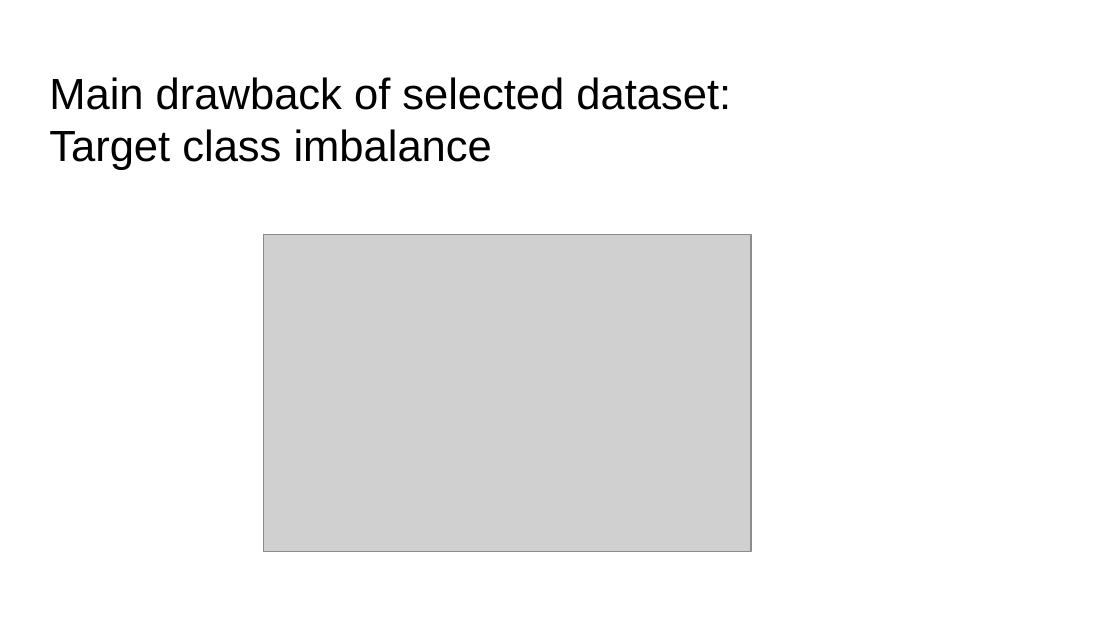
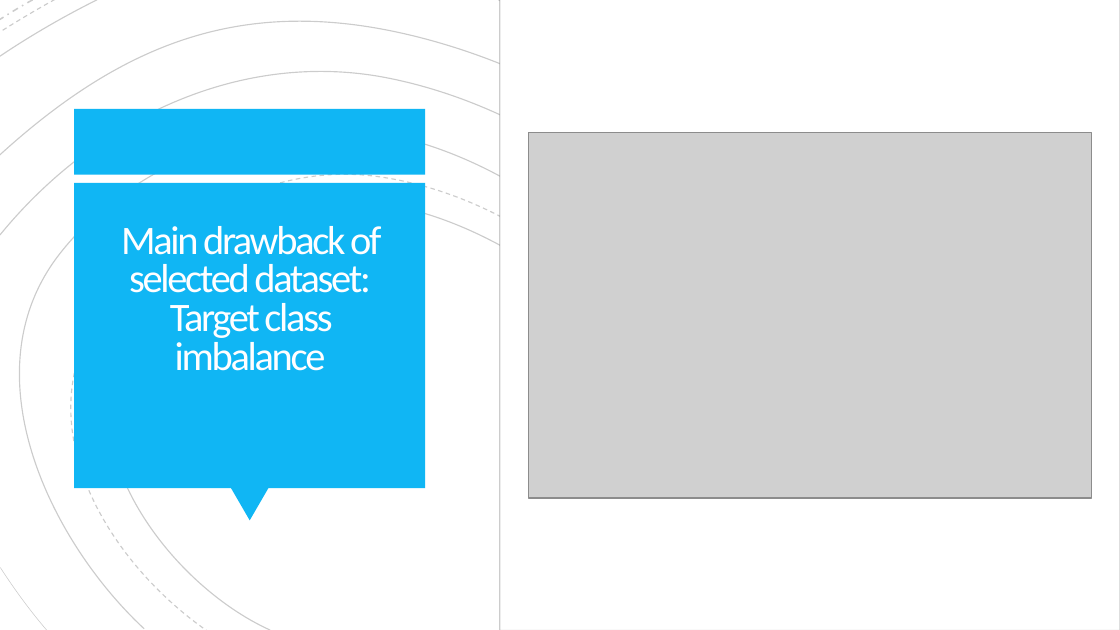
Before and after one commit to mathisme/ThinkfulSLCap, a slide deck: slide 7 of Capstone2.pptx. Drawn at 1120x630 pixels with LibreOffice and Linux fonts; fonts in the diff are those of the drawing; grey boxes stand for pictures. Boxes give left, top, right and bottom in pixels: in the first picture for what was removed or moved away, otherwise in the second. Text is boxed around its words. In the diff, an @@ line names an element or a change of style, - is before the commit and + after.

```diff
--- a/Capstone2.pptx
+++ b/Capstone2.pptx
@@ rectangle added at bbox=[0, 0, 1120, 629], fill #FFFFFF @@
@@ rectangle added at bbox=[500, 0, 1120, 630], fill #FFFFFF, outline #000000 0.75 pt @@
@@ group added at bbox=[0, 0, 1120, 630]: 19 freeform shapes @@
@@ group added at bbox=[0, 0, 1120, 630]: 19 freeform shapes @@
@@ rectangle added at bbox=[74, 109, 424, 175], fill #10B6F4 @@
@@ picture: place and size @@
-picture at bbox=[263, 234, 750, 551]
+picture at bbox=[529, 132, 1091, 497]
@@ rectangle added at bbox=[74, 183, 426, 487], fill #10B6F4 @@
@@ title "Main drawback of selected dataset:": place and size @@
-title "Main drawback of selected dataset:" at bbox=[49, 77, 731, 170]
+title "Main drawback of selected dataset:" at bbox=[121, 226, 381, 371]
@@ title "Main drawback of selected dataset:" at bbox=[121, 226, 381, 371]: size 28 to 26 pt, font Arial to Calibri, text colour #000000 to #FFFEFF, letter spacing 0 to -1.5 pt; alignment left to centre; line spacing 1 to 0.8; vertical alignment top to bottom @@
@@ triangle added at bbox=[231, 488, 268, 521], fill #10B6F4 @@
```
Also in this commit, not shown: 18 other slides changed.
